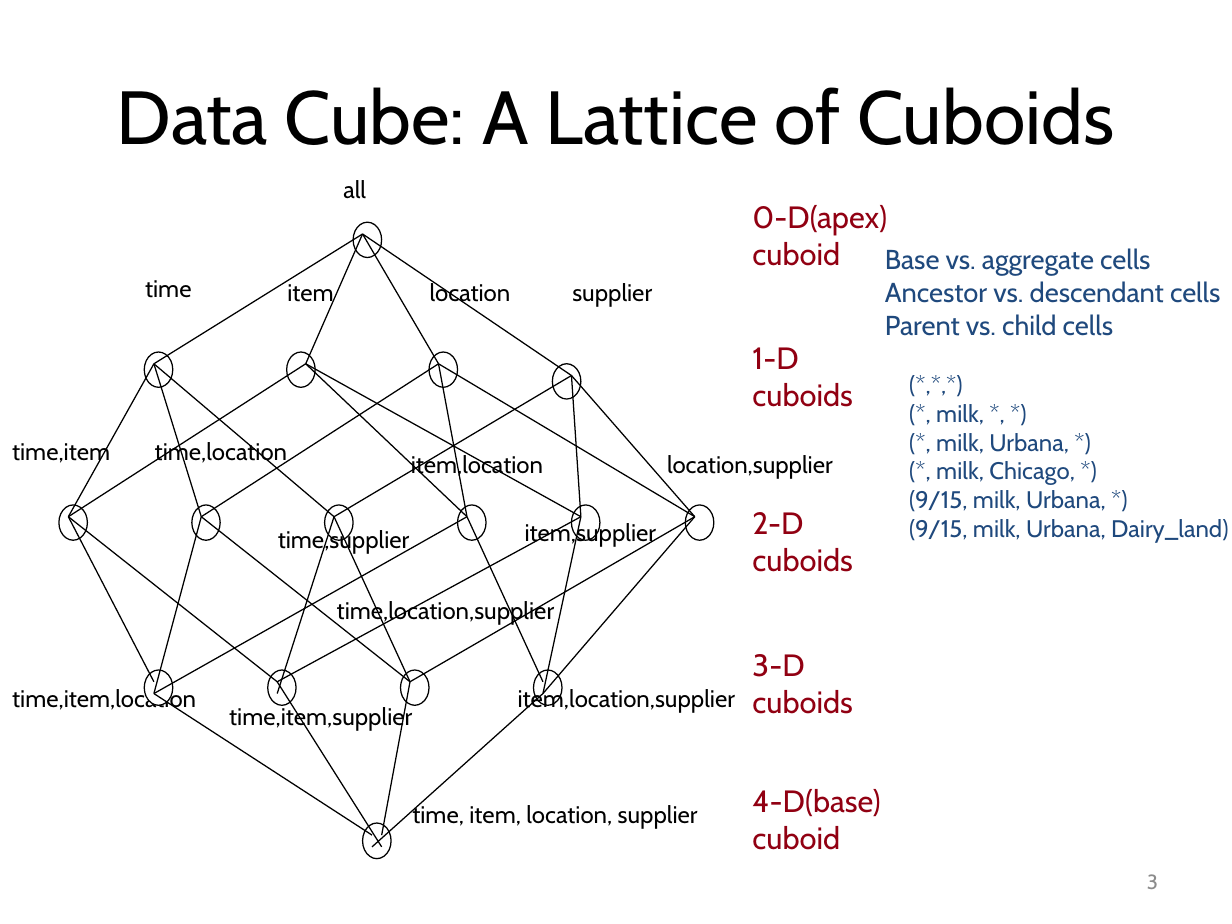
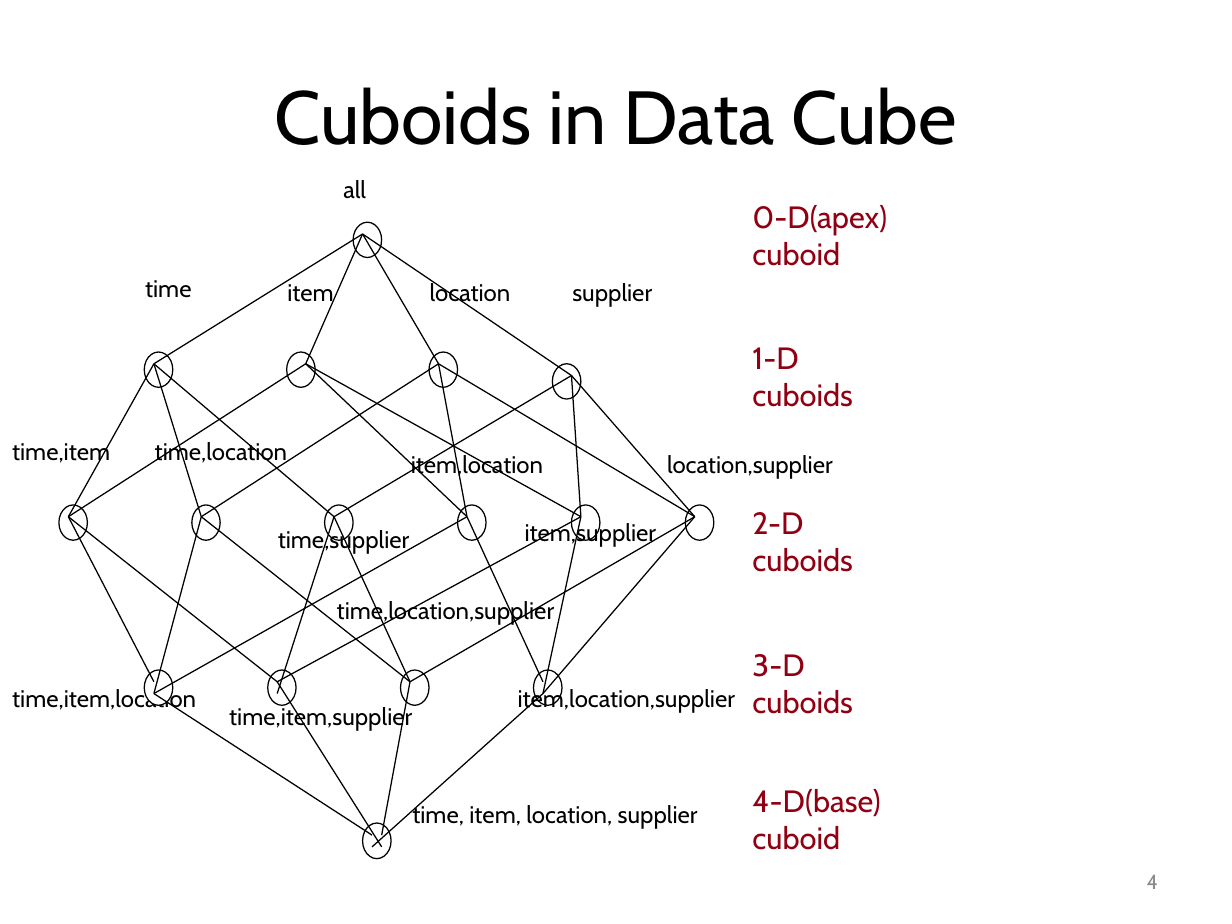
Before and after one commit to mjiang89/mjiang89.github.io, a slide deck: slide 4 of teaching/CS412Summer17-Chapter5.pptx (slide 3 before the commit). Drawn at 1232x924 pixels with LibreOffice and Linux fonts; fonts in the diff are those of the drawing. Boxes give left, top, right and bottom in pixels: in the first picture for what was removed or moved away, otherwise in the second. Text is boxed around its words. In the diff, an @@ line names an element or a change of style, - is before the commit and + after.

```diff
--- a/teaching/CS412Summer17-Chapter5.pptx
+++ b/teaching/CS412Summer17-Chapter5.pptx
@@ title at box(275, 87, 957, 145): text changed @@
-Data Cube: A Lattice of Cuboids
+Cuboids in Data Cube
@@ text removed at box(885, 248, 1228, 543) @@
-Base vs. aggregate cells
-Ancestor vs. descendant cells
-Parent vs. child cells
-(*,*,*)
-(*, milk, *, *)
-(*, milk, Urbana, *)
-(*, milk, Chicago, *)
-(9/15, milk, Urbana, *)
-(9/15, milk, Urbana, Dairy_land)
@@ page number at box(1147, 874, 1158, 889): text changed @@
-3
+4
```
Also in this commit, not shown: 19 other slides changed, 6 slides added, 3 slides removed, 4 other files.
